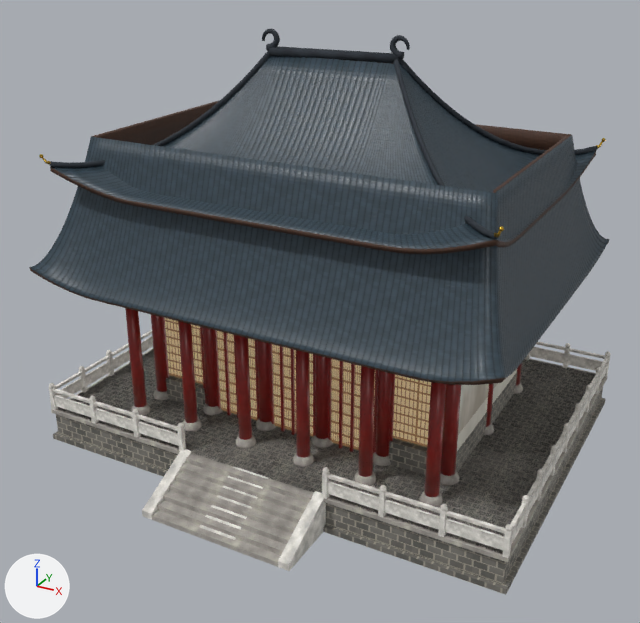
A saved change to the glTF model godot/assets/environment/main_hall.glb.
Before and after are seen from a camera (50 mm lens) standing at (14.4, -27.8, 18.5) and looking at (0.2, -2.0, 5.6). Every picture has the same lights, and +X, +Y and +Z are marked at lower left. The picture after the commit comes second. Objects named as collision shapes, trigger or cutter boxes, shadow casters or lower levels of detail are left out. Vertices at exactly the same position are counted once.

The first picture shows 'ColumnBases', 'Columns', 'Dado', 'DoorFrames', 'HallBalustrade', 'HallBase', 'HallCheeks', 'HallStairs', 'LatticeDoors', 'LowerEave', 'UpperRoof', 'UpperRoofRidges' and 2 more.
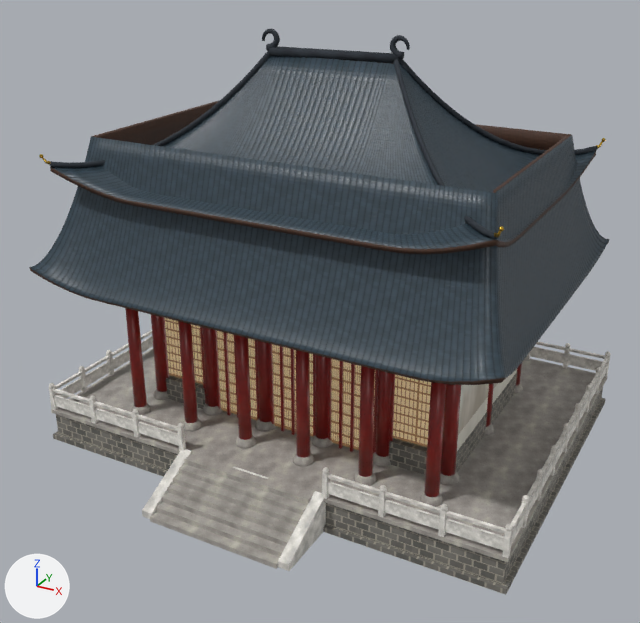
Boxes (x1, y1, x2, y2) around the edits, measured in the pictures (640 x 623 px; the box of a moved part takes in the faces that stretch with it):
'HallStairs', reshaped: before (51, 348, 608, 567); after (51, 348, 608, 569)
'HallBase', rescaled: before (53, 349, 606, 595); after (53, 388, 606, 595)
part 1 of me_hallbase, moved or reshaped (mostly hidden afterwards): before (58, 349, 595, 554); after (56, 388, 603, 585)
part 2 of me_hallstairs, rebuilt: before (151, 454, 313, 567); after (150, 455, 313, 569)
part 3 of me_hallstairs, added: after (167, 473, 302, 536)

The change in detail:
me_hallbase is used by ob_hallbase; location (0.0, 0.0, 0.0).
me_hallbase had 16 vertices, 24 faces and spanned x -9.1..9.1, y -6.7..6.7, z 0.0..1.3.
me_hallbase now has 16 vertices, 24 faces and spans x -9.1..9.1, y -6.7..6.7, z 0.0..1.1.
me_hallbase part 1: the whole mesh is scaled about the mesh origin by (1, 1, 0.881).
me_hallstairs is used by ob_hallstairs; location (0.0, 0.0, 0.0).
me_hallstairs had 52 vertices, 96 faces and spanned x -9.1..9.1, y -8.9..6.6, z 0.0..1.3.
me_hallstairs now has 54 vertices, 96 faces and spans x -9.1..9.1, y -9.0..6.6, z 0.0..1.3.
me_hallstairs part 2: the loose piece of 44 vertices spanning x -2.5..2.5, y -8.9..-6.5, z 0.0..1.3 is rebuilt with 32 vertices and now spans x -2.5..2.5, y -9.0..-6.6, z 0.0..1.3.
me_hallstairs part 3: a new loose piece of 14 vertices spanning x -2.5..2.5, y -8.0..-6.6, z 0.0..0.9, in mat_granite.
